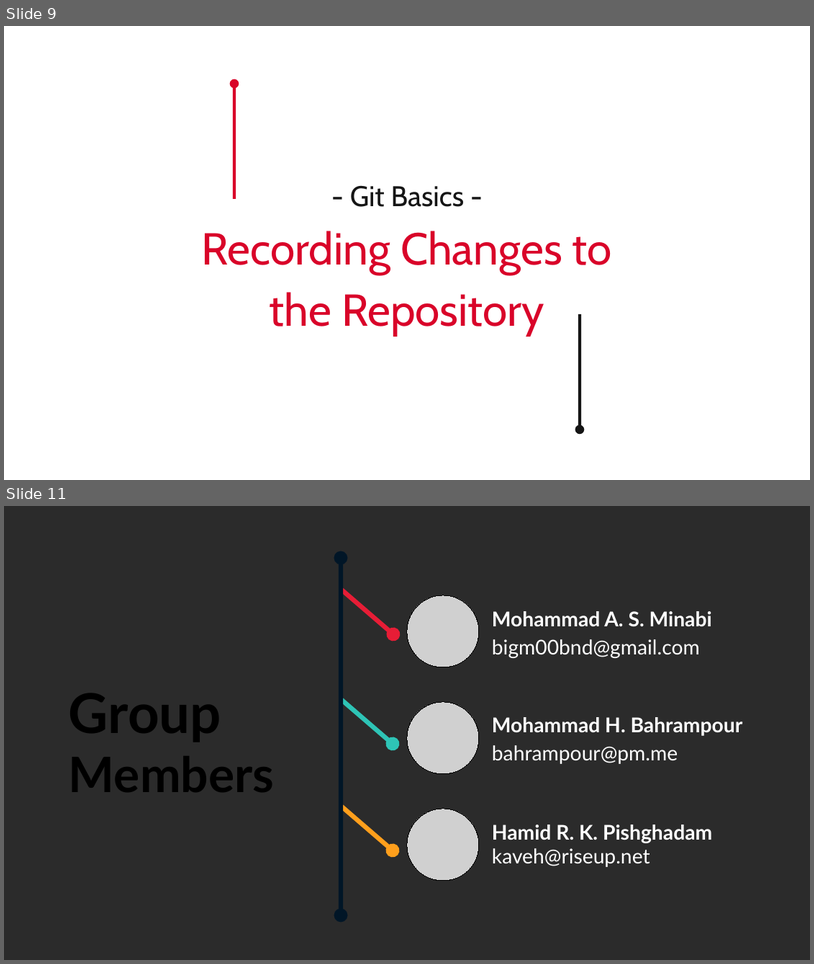
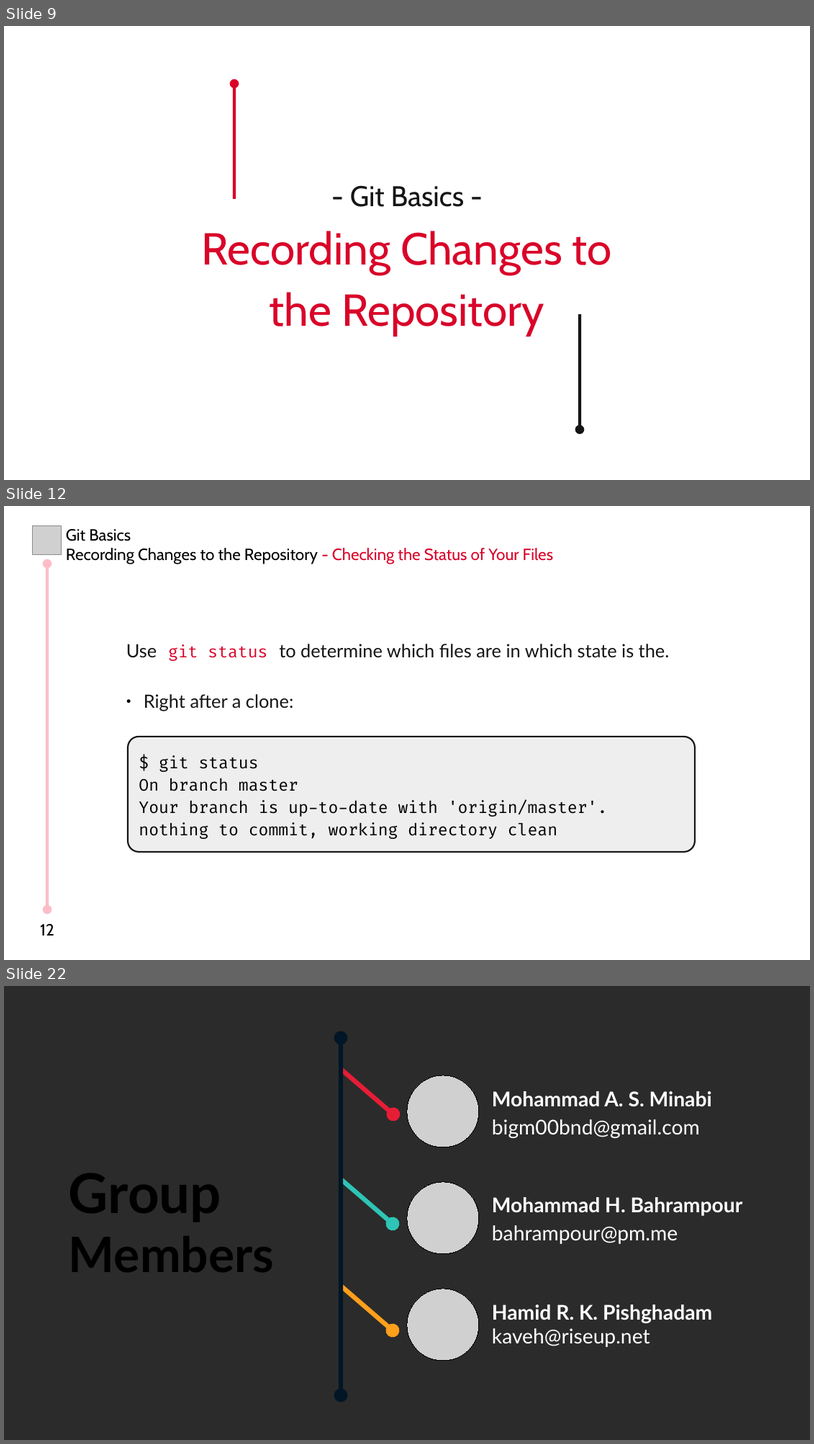
Before and after one commit to MHBahrampour/git-presentation-files, a slide deck: Chapter 2/Chapter 2.odp. Shown one above the other, each under a label of ours: slides 9 and 11 before the commit, slides 9, 12 and 22 after it; the slides between them are not shown. The pictures are 814x964 and 814x1444 pixels, drawn with LibreOffice and Linux fonts; fonts in the diff are those of the drawing; grey boxes stand for pictures; background and template pictures are left out; a plain dark background stands for a picture behind light text. Boxes give left, top, right and bottom in pixels: in the first picture for what was removed or moved away, otherwise in the second. Text is boxed around its words. In the diff, an @@ line names an element or a change of style, - is before the commit and + after.

Commit message:
'Ch2 - Short Status' is completed

```diff
--- a/Chapter 2/Chapter 2.odp
+++ b/Chapter 2/Chapter 2.odp
@@ slide 12 added at [4, 506, 810, 960], background #FFFFFF @@
@@ picture added at [33, 526, 61, 555] @@
@@ text added at [66, 529, 553, 564], 16 pt, text #000000 @@
+Git Basics
+Recording Changes to the Repository - Checking the Status of Your Files
@@ double arrow added from (47, 564) to (47, 909), #FCBDC8 3 pt @@
@@ text added at [126, 644, 670, 711], 18 pt, text #151515 @@
+Use git status to determine which files are in which state is the.
+● Right after a clone:
@@ rounded rectangle added at [128, 736, 695, 852], fill #EEEEEE, outline #151515 1.5 pt, 16 pt, text #000000 @@
+$ git status
+On branch master
+Your branch is up-to-date with 'origin/master'.
+nothing to commit, working directory clean
@@ text added at [40, 924, 54, 935], 16 pt, text #000000 @@
+12
@@ what was slide 11 is now slide 22 @@
```
Also in this commit, not shown: 2 slides changed, 10 other slides added.
